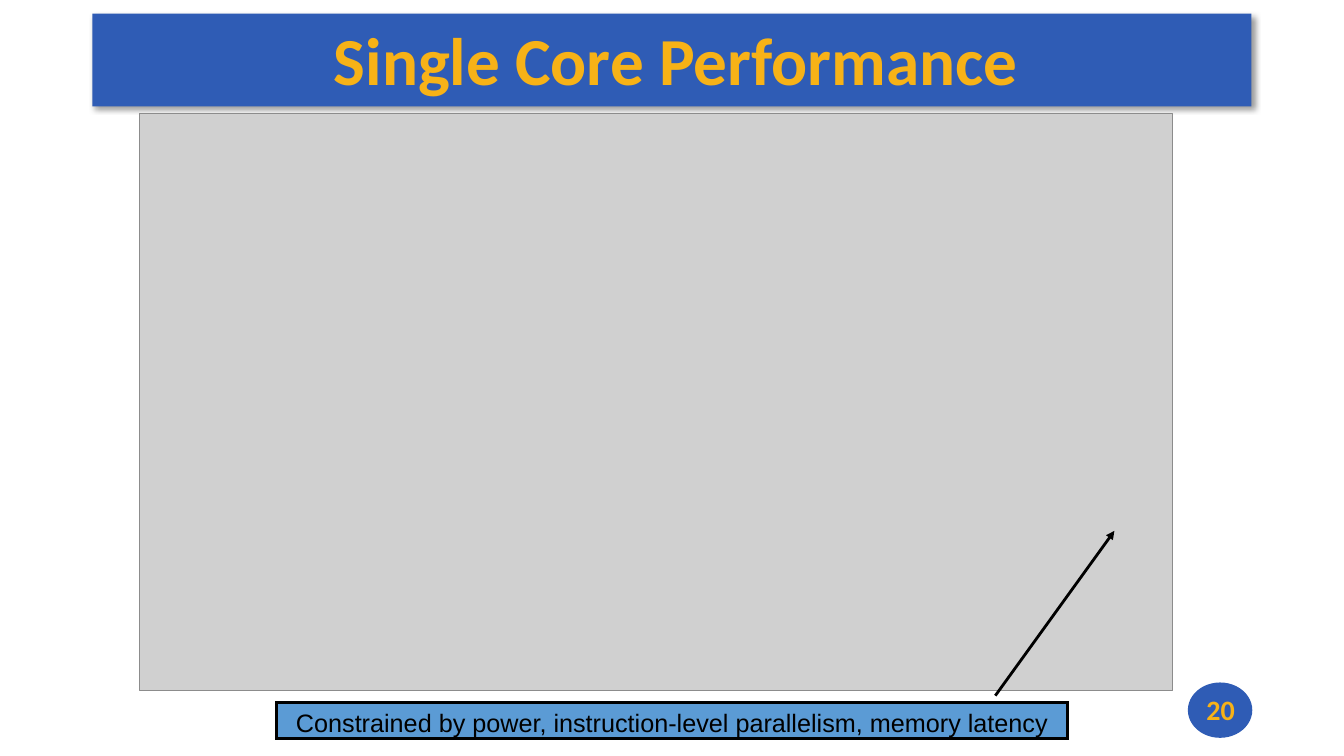
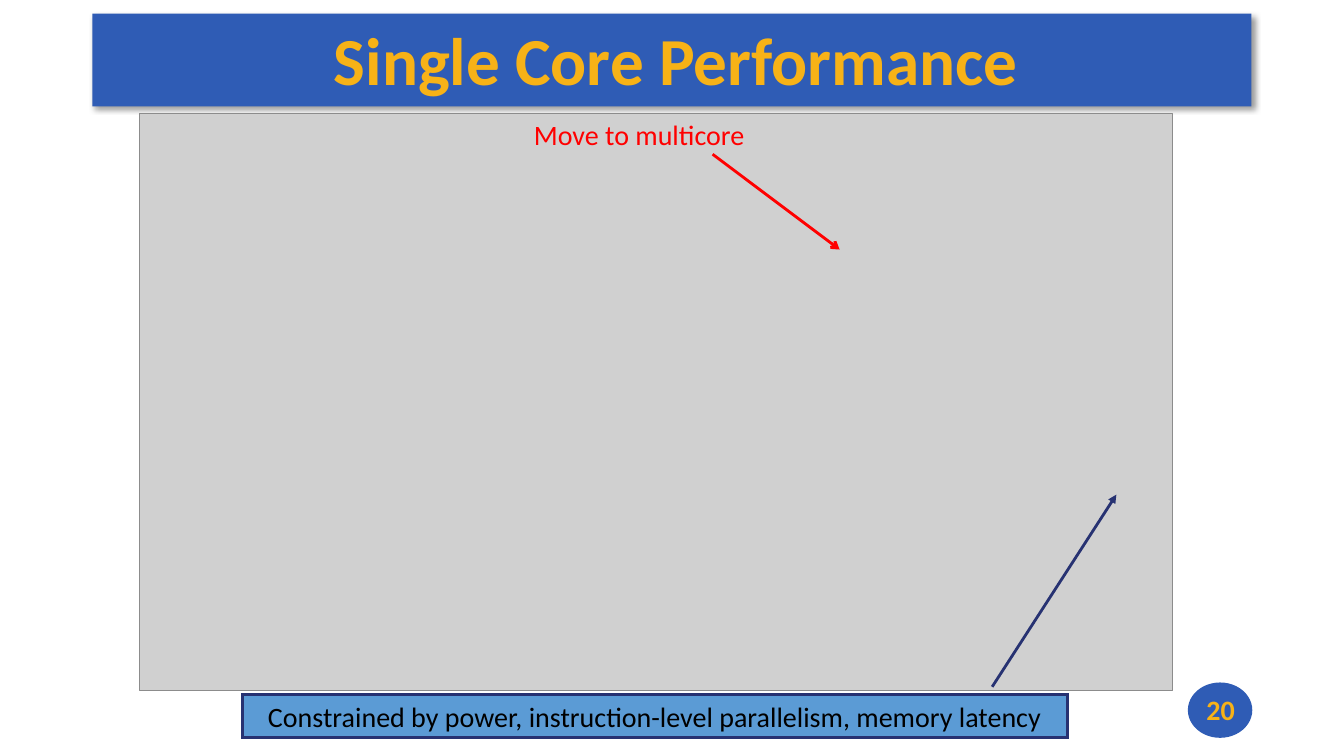
Before and after one commit to andrewt0301/hse-acos-course, a slide deck: slide 20 of docs/part1ca/01_Introduction/CA_Lecture_01.pptx. Drawn at 1344x756 pixels with LibreOffice and Linux fonts; fonts in the diff are those of the drawing; grey boxes stand for pictures. Boxes give left, top, right and bottom in pixels: in the first picture for what was removed or moved away, otherwise in the second. Text is boxed around its words. In the diff, an @@ line names an element or a change of style, - is before the commit and + after.

```diff
--- a/docs/part1ca/01_Introduction/CA_Lecture_01.pptx
+++ b/docs/part1ca/01_Introduction/CA_Lecture_01.pptx
@@ text added at [534, 125, 744, 145], 20 pt, text #FF0000 @@
+Move to multicore
@@ arrow added from (713, 154) to (840, 250), #FF0000 2 pt @@
@@ border callout "Constrained by power, instruction-level parallelism, ...": place and size @@
-border callout "Constrained by power, instruction-level parallelism, ..." at [276, 703, 1068, 739]
+border callout "Constrained by power, instruction-level parallelism, ..." at [242, 695, 1068, 737]
@@ border callout "Constrained by power, instruction-level parallelism, ..." at [242, 695, 1068, 737]: size 18 to 20 pt, font Arial to Calibri; more space between paragraphs; outline #000000 2 pt to #273272 2 pt @@
```
Also in this commit, not shown: 3 other slides changed, 1 slide added, 4 other files.
